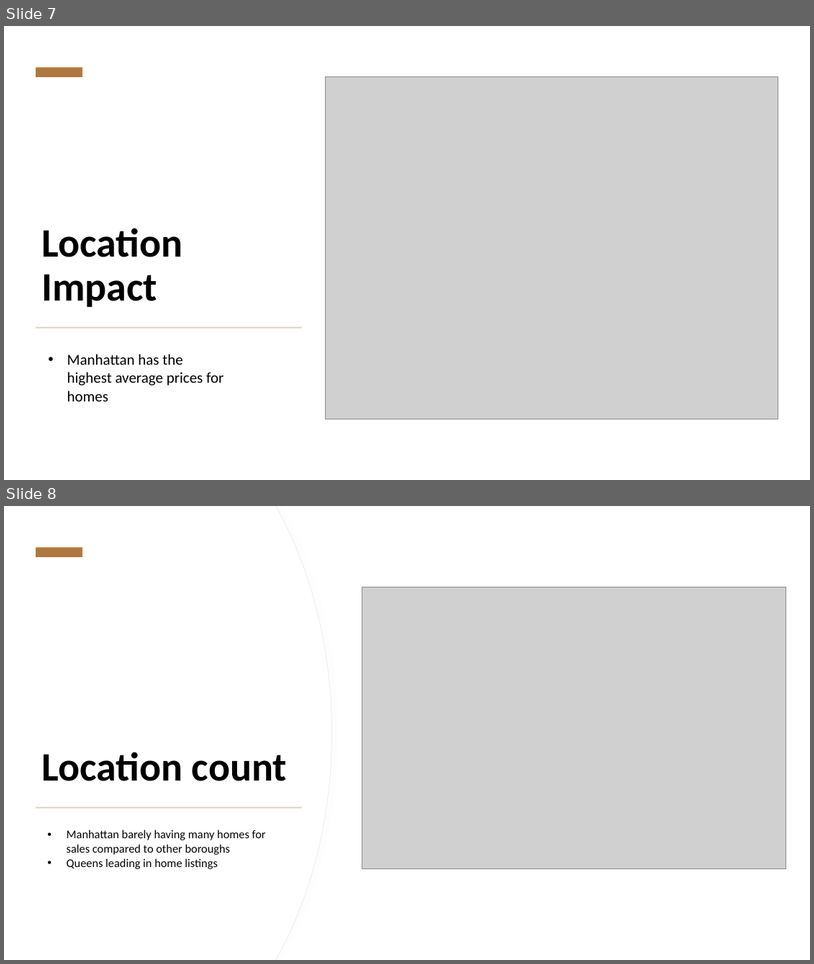
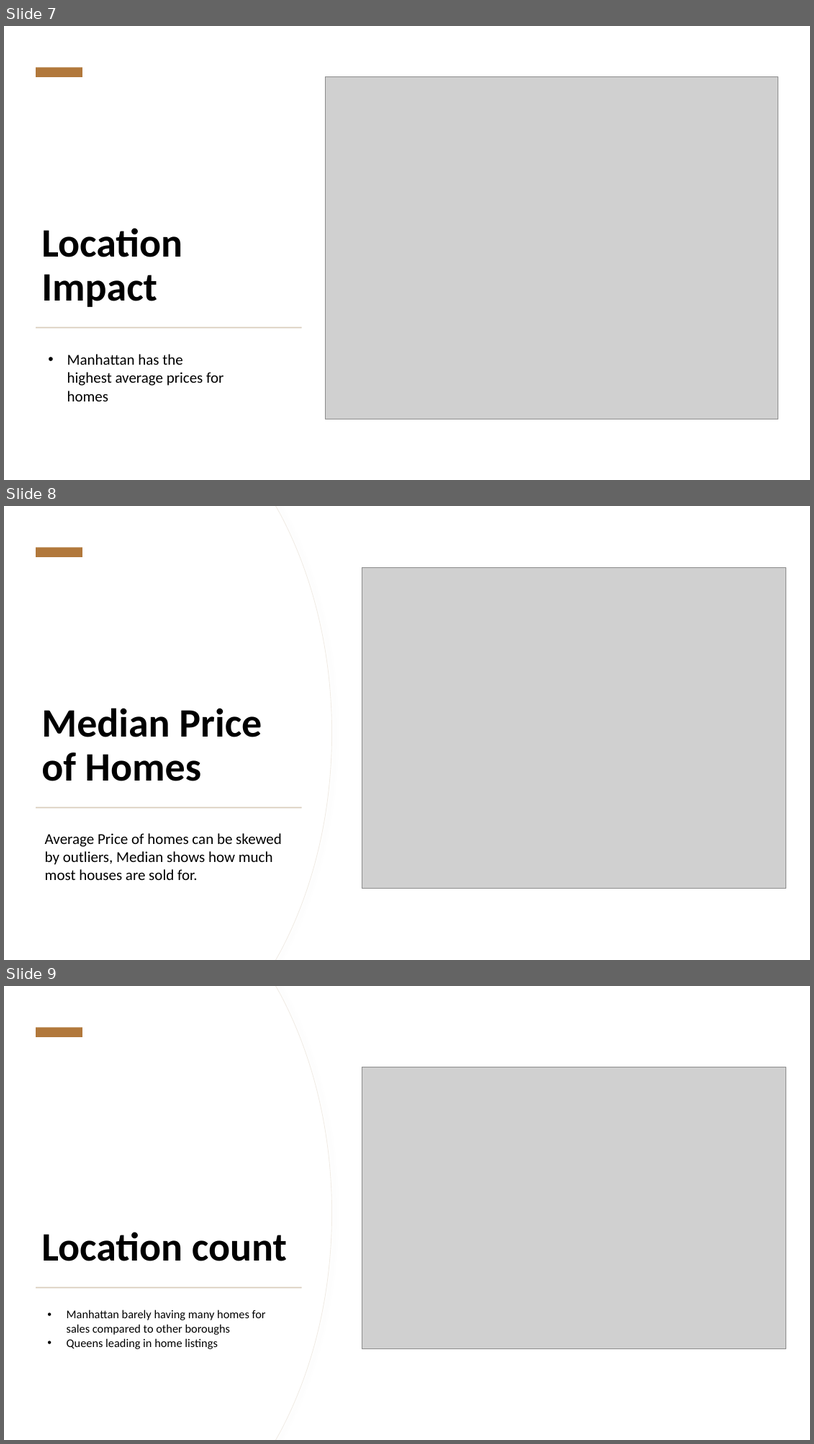
Before and after one commit to izinex/Springboard-Data-Science, a slide deck: Capstone 2/NYC_house_ppt.pptx. Shown one above the other, each under a label of ours: slides 7 and 8 before the commit, slides 7, 8 and 9 after it. The pictures are 814x964 and 814x1444 pixels, drawn with LibreOffice and Linux fonts; fonts in the diff are those of the drawing; grey boxes stand for pictures. Boxes give left, top, right and bottom in pixels: in the first picture for what was removed or moved away, otherwise in the second. Text is boxed around its words. In the diff, an @@ line names an element or a change of style, - is before the commit and + after.

```diff
--- a/Capstone 2/NYC_house_ppt.pptx
+++ b/Capstone 2/NYC_house_ppt.pptx
@@ slide 8 added at [4,506,810,960], background #FFFFFF; not listed: 2 template elements that a slide beside it also shows @@
@@ rectangle added at [4,506,810,960], fill #FFFFFF @@
@@ freeform shape added at [4,506,332,960], fill #FFFFFF, outline #F0EBE4 0.75 pt @@
@@ freeform shape added at [4,506,332,960], fill #FFFFFF @@
@@ rectangle added at [36,548,82,557], fill #B1783B @@
@@ picture added at [362,568,786,888] @@
@@ title added at [41,708,262,781], 48 pt, text #000000, bold @@
+Median Price of Homes
@@ rectangle added at [36,807,302,808], fill #D9CDBC @@
@@ text added at [45,833,282,880], 18 pt, text #000000 @@
+Average Price of homes can be skewed by outliers, Median shows how much most houses are sold for.
@@ what was slide 8 is now slide 9 @@
```
Also in this commit, not shown: 1 slide changed, 27 other files.
